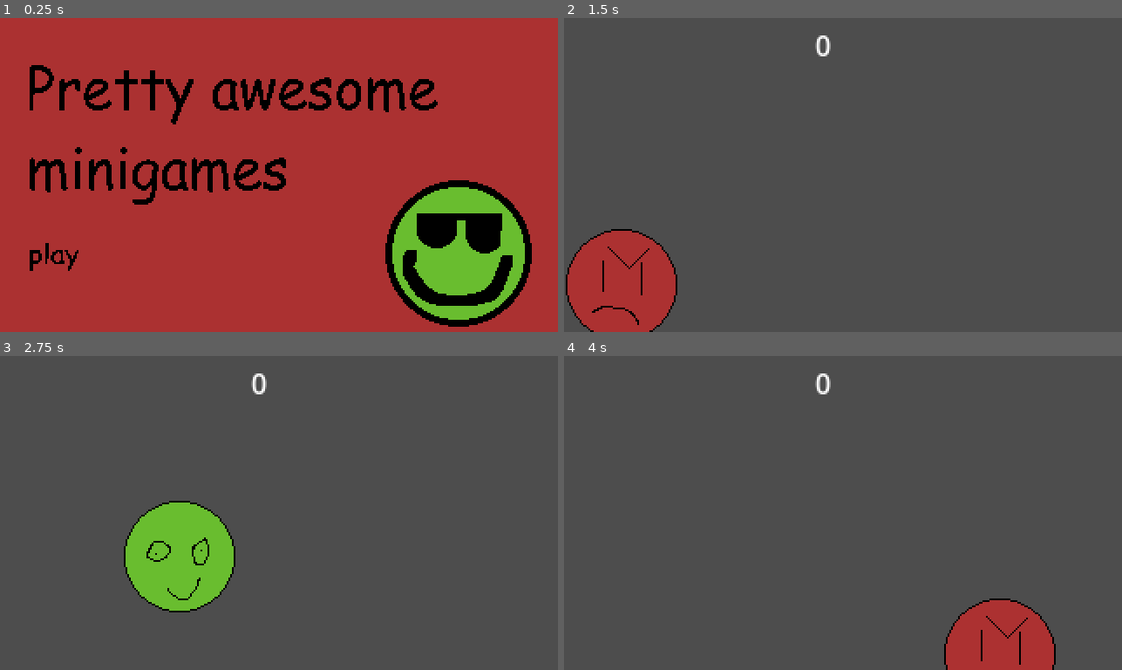
Above: before the commit, frames 1-4 (two rows, left to right).
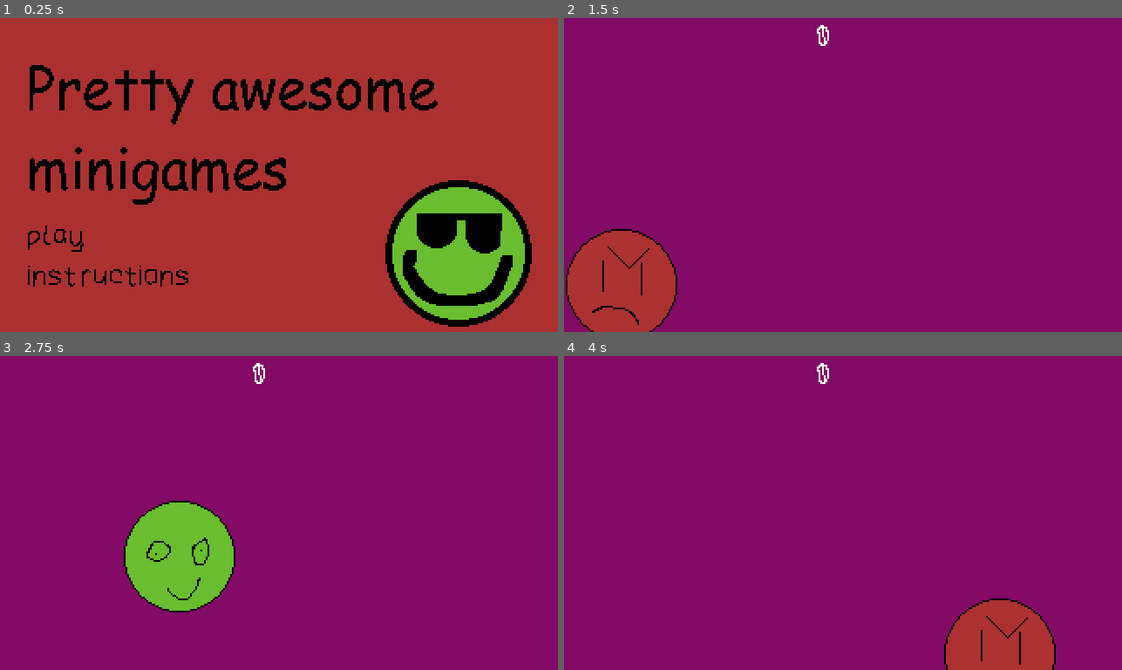
Above: after the commit, the same moments.

Repository: FawnTheDog/wario_ware_game
Game: Godot game, scene res://nodes/main_menu.tscn
Same seed, same stepped clock (60 frames per second), same inputs: the game is played once before the commit and once after it.
Inputs (mouse positions are in pixels of both pictures, inside the frame that each line leads up to; where the layout moved, square brackets give the same spot in the first picture):
- Up to frame 1 (0.25 s): no input
- Up to frame 2 (1.5 s): click (619, 237) [619, 256] at 0.5 s; tap Enter at 1.25 s; move the mouse to (965, 159) at 1.27 s; hold D (right) from 1.28 s (still down); click (965, 159) at 1.35 s
- Up to frame 3 (2.75 s): tap Space at 2 s; move the mouse to (167, 528) at 2.02 s; release D (right) at 2.03 s; hold Down from 2.03 s (still down); click (167, 528) at 2.1 s
- Up to frame 4 (4 s): move the mouse to (898, 443) at 2.77 s; release Down at 2.78 s; hold D (right) 2.78-3.53 s; tap Alt at 2.85 s; click (898, 443) at 3.05 s; tap Enter at 3.5 s; move the mouse to (815, 575) at 3.52 s; hold Up from 3.53 s (still down); tap Shift at 3.6 s; click (815, 575) at 3.8 s

The runs differ from the first frame. In frame 1, 0.8% of the frame differs, in the area x 5-34%, y 66-86%; in frame 2, 95%; in frame 3, 94%; in frame 4, 96%, in the area x 0-100%, y 0-100%.

Commit message:
added instructions +some polish
also added winnning + losing

Diff:
--- a/nodes/bar.tscn
+++ b/nodes/bar.tscn
@@ -5,9 +5,9 @@
 [ext_resource type="Script" uid="uid://y2h55rxik8su" path="res://selected.gd" id="3_1s2sx"]
 
 [sub_resource type="Curve" id="Curve_dau8n"]
-_limits = [0.0, 25.0, -28.0, 28.0]
-_data = [Vector2(-28, 0), 0.0, 0.0, 0, 0, Vector2(-14.569107, 3.9923973), 0.0, 0.0, 0, 0, Vector2(-1.1382122, 12.665806), 0.0, 0.0, 0, 0, Vector2(0.11382103, 25), 0.0, 0.0, 0, 0, Vector2(2.1625996, 12.642586), 0.0, 0.0, 0, 0, Vector2(13.772356, 3.4981003), 0.0, 0.0, 0, 0, Vector2(28, 0), 0.0, 0.0, 0, 0]
-point_count = 7
+_limits = [-5.0, 25.0, -28.0, 28.0]
+_data = [Vector2(-28, -5), 0.0, 0.0, 0, 0, Vector2(-25.95122, 0.14001465), 0.0, 0.0, 0, 0, Vector2(-14.569107, 3.9923973), 0.0, 0.0, 0, 0, Vector2(-1.1382122, 12.665806), 0.0, 0.0, 0, 0, Vector2(0.11382103, 25), 0.0, 0.0, 0, 0, Vector2(2.1625996, 12.642586), 0.0, 0.0, 0, 0, Vector2(13.772356, 3.4981003), 0.0, 0.0, 0, 0, Vector2(25.723576, 0.9771881), 0.0, 0.0, 0, 0, Vector2(28, -5), 0.0, 0.0, 0, 0]
+point_count = 9
 
 [node name="bar" type="Sprite2D" unique_id=395618858]
 position = Vector2(32, 19)
--- a/nodes/food_catcher.tscn
+++ b/nodes/food_catcher.tscn
@@ -13,6 +13,11 @@
 [node name="food_catcher" type="Node2D" unique_id=310336618]
 z_index = -1
 script = ExtResource("1_aagg8")
+
+[node name="ColorRect" type="ColorRect" parent="." unique_id=1535220997]
+offset_right = 360.0
+offset_bottom = 202.0
+color = Color(0.81868774, 0.36524254, 0.6462204, 1)
 
 [node name="player" type="CharacterBody2D" parent="." unique_id=884749273]
 position = Vector2(160, 150)
--- a/nodes/hammer_game.tscn
+++ b/nodes/hammer_game.tscn
@@ -9,6 +9,11 @@
 z_index = -1
 script = ExtResource("1_m5dkh")
 
+[node name="ColorRect" type="ColorRect" parent="." unique_id=1160656153]
+offset_right = 332.0
+offset_bottom = 193.0
+color = Color(0.023717871, 0.77907753, 0.44234568, 1)
+
 [node name="Score2" type="Sprite2D" parent="." unique_id=900359306]
 position = Vector2(277, 86)
 texture = ExtResource("3_awko5")
--- /dev/null
+++ b/nodes/instructions.gd
@@ -0,0 +1,6 @@
+extends Button
+
+
+func _on_pressed() -> void:
+	print("instruct pov")
+	get_tree().change_scene_to_file("res://nodes/instructions.tscn")
--- /dev/null
+++ b/nodes/instructions.tscn
@@ -0,0 +1,114 @@
+[gd_scene format=3 uid="uid://dl7fpepjr5j3m"]
+
+[ext_resource type="Script" uid="uid://dnk1r4ds5uv8c" path="res://scripts/instructions_scene.gd" id="1_af18p"]
+[ext_resource type="FontFile" uid="uid://dlhrqii6d000k" path="res://assets/Awexbmp.ttf" id="1_hqttu"]
+
+[node name="instructions" type="Node2D" unique_id=1688209262]
+script = ExtResource("1_af18p")
+
+[node name="ColorRect" type="ColorRect" parent="." unique_id=1931355755]
+offset_right = 353.0
+offset_bottom = 184.0
+color = Color(0.39064297, 0.691456, 0.5984515, 1)
+
+[node name="smiley" type="Label" parent="." unique_id=1387004195]
+visible = false
+offset_right = 40.0
+offset_bottom = 23.0
+theme_override_colors/font_color = Color(0, 0, 0, 1)
+theme_override_fonts/font = ExtResource("1_hqttu")
+text = "In this game you must click on the green
+faces to earn points and not click on the
+red ones. If you don't click in time, they
+dissapear. If you click a red one, you
+lose a point, but a green one gives you a
+point."
+
+[node name="main" type="Label" parent="." unique_id=1479131229]
+visible = false
+offset_right = 354.0
+offset_bottom = 130.0
+theme_override_colors/font_color = Color(0, 0, 0, 1)
+theme_override_fonts/font = ExtResource("1_hqttu")
+text = "Welcome to pretty awesome minigames!
+A few things to know before you get
+started though. First of all, each game
+consists of five minigames, one of the
+three unique ones. To win you must get a
+score of twenty or better. Press the
+buttons to learn more about each game."
+
+[node name="pizza" type="Label" parent="." unique_id=1935561734]
+visible = false
+offset_right = 354.0
+offset_bottom = 130.0
+theme_override_colors/font_color = Color(0, 0, 0, 1)
+theme_override_fonts/font = ExtResource("1_hqttu")
+text = "In this game you control a hungry
+stickman that wants to eat the falling
+pizza. Use arrow keys to move the
+stickman under falling pizza to eat it.
+Eating pizza gives +1 score."
+
+[node name="hammer" type="Label" parent="." unique_id=246303633]
+offset_right = 354.0
+offset_bottom = 130.0
+theme_override_colors/font_color = Color(0, 0, 0, 1)
+theme_override_fonts/font = ExtResource("1_hqttu")
+text = "In this game you try to get the highest
+score by timing a click so that you get
+the most points. The garker green  the
+more points and the more red means
+less. The maximum points is 25, and the
+minimum if you get red is -5"
+
+[node name="original" type="Button" parent="." unique_id=918643327]
+offset_left = 27.0
+offset_top = 154.0
+offset_right = 92.0
+offset_bottom = 178.0
+theme_override_colors/font_color = Color(0, 0, 0, 1)
+theme_override_fonts/font = ExtResource("1_hqttu")
+text = "original"
+
+[node name="back" type="Button" parent="." unique_id=1960271530]
+offset_left = 2.0
+offset_top = 129.0
+offset_right = 47.0
+offset_bottom = 153.0
+theme_override_colors/font_color = Color(0, 0, 0, 1)
+theme_override_fonts/font = ExtResource("1_hqttu")
+text = "back"
+
+[node name="smiley game" type="Button" parent="." unique_id=1210316589]
+offset_left = 71.0
+offset_top = 128.0
+offset_right = 176.0
+offset_bottom = 152.0
+theme_override_colors/font_color = Color(0, 0, 0, 1)
+theme_override_fonts/font = ExtResource("1_hqttu")
+text = "smiley game"
+
+[node name="pizza game" type="Button" parent="." unique_id=186056610]
+offset_left = 156.0
+offset_top = 154.0
+offset_right = 251.0
+offset_bottom = 178.0
+theme_override_colors/font_color = Color(0, 0, 0, 1)
+theme_override_fonts/font = ExtResource("1_hqttu")
+text = "pizza game"
+
+[node name="hammer game" type="Button" parent="." unique_id=228455948]
+offset_left = 196.0
+offset_top = 129.0
+offset_right = 314.0
+offset_bottom = 153.0
+theme_override_colors/font_color = Color(0, 0, 0, 1)
+theme_override_fonts/font = ExtResource("1_hqttu")
+text = "hammer game"
+
+[connection signal="pressed" from="original" to="." method="_on_original_pressed"]
+[connection signal="pressed" from="back" to="." method="_on_back_pressed"]
+[connection signal="pressed" from="smiley game" to="." method="_on_smiley_game_pressed"]
+[connection signal="pressed" from="pizza game" to="." method="_on_pizza_game_pressed"]
+[connection signal="pressed" from="hammer game" to="." method="_on_hammer_game_pressed"]
--- /dev/null
+++ b/nodes/label.gd
@@ -0,0 +1,11 @@
+extends Label
+
+@onready var sprite = $"../Sprite2D"
+
+func _process(delta: float) -> void:
+	if global_script.score >= 20:
+		text = "You have won!"
+		sprite.frame = 1
+	else:
+		text = "You have failed :("
+		sprite.frame = 0
--- a/nodes/main.tscn
+++ b/nodes/main.tscn
@@ -2,6 +2,7 @@
 
 [ext_resource type="Script" uid="uid://bfrfrpygumwo8" path="res://scripts/main.gd" id="1_ufc4x"]
 [ext_resource type="Script" uid="uid://mdswcgr62j7h" path="res://scripts/collision_shape_2d.gd" id="2_a3ry3"]
+[ext_resource type="FontFile" uid="uid://dlhrqii6d000k" path="res://assets/Awexbmp.ttf" id="3_y2wr3"]
 [ext_resource type="Script" uid="uid://bu8478a56jsat" path="res://scripts/label.gd" id="4_k8dvw"]
 [ext_resource type="PackedScene" uid="uid://nguwcfki1f8a" path="res://nodes/node_2d.tscn" id="4_y2wr3"]
 
@@ -24,6 +25,7 @@
 offset_top = 4.0
 offset_right = 184.0
 offset_bottom = 27.0
+theme_override_fonts/font = ExtResource("3_y2wr3")
 script = ExtResource("4_k8dvw")
 
 [node name="Timer" type="Timer" parent="." unique_id=1311971985]
--- a/nodes/main_menu.tscn
+++ b/nodes/main_menu.tscn
@@ -1,7 +1,9 @@
 [gd_scene format=3 uid="uid://i2ihgiybu6m7"]
 
 [ext_resource type="Texture2D" uid="uid://bm6b4a35oq8cw" path="res://assets/main_menu.png" id="1_arvow"]
+[ext_resource type="FontFile" uid="uid://dlhrqii6d000k" path="res://assets/Awexbmp.ttf" id="2_ahhaq"]
 [ext_resource type="Script" uid="uid://y2e8v4gw0m11" path="res://scripts/button.gd" id="2_urejr"]
+[ext_resource type="Script" uid="uid://cepxwp5uvh4yc" path="res://nodes/instructions.gd" id="4_gnhuj"]
 
 [sub_resource type="StyleBoxFlat" id="StyleBoxFlat_arvow"]
 bg_color = Color(0.6, 0.6, 0.6, 0)
@@ -16,12 +18,35 @@
 position = Vector2(160, 90)
 texture = ExtResource("1_arvow")
 
+[node name="ColorRect" type="ColorRect" parent="." unique_id=513815449]
+offset_top = 127.0
+offset_right = 53.0
+offset_bottom = 167.0
+color = Color(0.67058825, 0.19215687, 0.19215687, 1)
+
 [node name="Button" type="Button" parent="." unique_id=681004776]
-offset_top = 127.0
-offset_right = 63.0
-offset_bottom = 148.0
+offset_left = 1.0
+offset_top = 116.0
+offset_right = 64.0
+offset_bottom = 137.0
+theme_override_colors/font_color = Color(0, 0, 0, 1)
+theme_override_fonts/font = ExtResource("2_ahhaq")
 theme_override_styles/normal = SubResource("StyleBoxFlat_arvow")
 theme_override_styles/hover = SubResource("StyleBoxFlat_urejr")
+text = "play"
 script = ExtResource("2_urejr")
 
+[node name="instructions" type="Button" parent="." unique_id=606308628]
+offset_left = 15.0
+offset_top = 139.0
+offset_right = 109.0
+offset_bottom = 160.0
+theme_override_colors/font_color = Color(0, 0, 0, 1)
+theme_override_fonts/font = ExtResource("2_ahhaq")
+theme_override_styles/normal = SubResource("StyleBoxFlat_arvow")
+theme_override_styles/hover = SubResource("StyleBoxFlat_urejr")
+text = "instructions"
+script = ExtResource("4_gnhuj")
+
 [connection signal="pressed" from="Button" to="Button" method="_on_pressed"]
+[connection signal="pressed" from="instructions" to="instructions" method="_on_pressed"]
--- a/nodes/next_game.tscn
+++ b/nodes/next_game.tscn
@@ -1,6 +1,7 @@
 [gd_scene format=3 uid="uid://dnd5jmg51kal7"]
 
 [ext_resource type="Script" uid="uid://dro3eana5cuay" path="res://scripts/next_game.gd" id="1_eakix"]
+[ext_resource type="FontFile" uid="uid://dlhrqii6d000k" path="res://assets/Awexbmp.ttf" id="2_j65ii"]
 
 [node name="next_game" type="Node2D" unique_id=2115402775]
 z_index = 10
@@ -17,5 +18,6 @@
 offset_top = 60.0
 offset_right = 252.0
 offset_bottom = 105.0
+theme_override_fonts/font = ExtResource("2_j65ii")
 theme_override_font_sizes/font_size = 32
 text = "Next Game!"
--- a/nodes/node_2d.tscn
+++ b/nodes/node_2d.tscn
@@ -1,7 +1,10 @@
 [gd_scene format=3 uid="uid://nguwcfki1f8a"]
 
 [ext_resource type="Script" uid="uid://djig76poe7j10" path="res://scripts/label_2.gd" id="1_17her"]
+[ext_resource type="Script" uid="uid://tul2qbisg6ab" path="res://nodes/label.gd" id="1_qscmc"]
+[ext_resource type="FontFile" uid="uid://dlhrqii6d000k" path="res://assets/Awexbmp.ttf" id="1_t4kq8"]
 [ext_resource type="Script" uid="uid://bvn2m3ct6wi6e" path="res://nodes/button.gd" id="2_papbn"]
+[ext_resource type="Texture2D" uid="uid://ck01dasuig240" path="res://assets/game_ende_smiley.png" id="4_podbc"]
 
 [node name="Node2D" type="Node2D" unique_id=1947929493]
 
@@ -15,14 +18,17 @@
 offset_top = 7.0
 offset_right = 288.0
 offset_bottom = 74.0
+theme_override_fonts/font = ExtResource("1_t4kq8")
 theme_override_font_sizes/font_size = 32
 text = "You have finished!"
+script = ExtResource("1_qscmc")
 
 [node name="Label2" type="Label" parent="." unique_id=2036054154]
 offset_left = 5.0
 offset_top = 65.0
 offset_right = 139.0
 offset_bottom = 88.0
+theme_override_fonts/font = ExtResource("1_t4kq8")
 text = "You got \"\" points!"
 script = ExtResource("1_17her")
 
@@ -31,7 +37,14 @@
 offset_top = 95.0
 offset_right = 95.0
 offset_bottom = 126.0
+theme_override_fonts/font = ExtResource("1_t4kq8")
 text = "Play again?"
 script = ExtResource("2_papbn")
 
+[node name="Sprite2D" type="Sprite2D" parent="." unique_id=1634308790]
+position = Vector2(215, 112)
+scale = Vector2(2, 2)
+texture = ExtResource("4_podbc")
+hframes = 2
+
 [connection signal="pressed" from="Button" to="Button" method="_on_pressed"]
--- a/nodes/smile.tscn
+++ b/nodes/smile.tscn
@@ -12,6 +12,13 @@
 collision_mask = 2
 script = ExtResource("1_sfrxj")
 
+[node name="ColorRect" type="ColorRect" parent="." unique_id=327298695]
+offset_left = -2725.0
+offset_top = -1951.0
+offset_right = 3187.0
+offset_bottom = 2076.0
+color = Color(0.51452553, 0.039693188, 0.39616388, 1)
+
 [node name="Sprite2D" type="Sprite2D" parent="." unique_id=1309886821]
 texture = ExtResource("1_imv1n")
 hframes = 2
--- /dev/null
+++ b/scripts/instructions_scene.gd
@@ -0,0 +1,35 @@
+extends Node2D
+
+
+
+
+func _on_back_pressed() -> void:
+	get_tree().change_scene_to_file("res://nodes/main_menu.tscn")
+
+
+func _on_smiley_game_pressed() -> void:
+	$smiley.visible = true
+	$main.visible = false
+	$pizza.visible = false
+	$hammer.visible = false
+
+
+func _on_pizza_game_pressed() -> void:
+	$smiley.visible = false
+	$main.visible = false
+	$pizza.visible = true
+	$hammer.visible = false
+
+
+func _on_hammer_game_pressed() -> void:
+	$smiley.visible = false
+	$main.visible = false
+	$pizza.visible = false
+	$hammer.visible = true
+
+
+func _on_original_pressed() -> void:
+	$smiley.visible = false
+	$main.visible = true
+	$pizza.visible = false
+	$hammer.visible = false
--- a/scripts/main.gd
+++ b/scripts/main.gd
@@ -11,6 +11,7 @@
 
 func _ready() -> void:
 	end_screen.visible = false
+	$Label.visible = true
 
 func _process(delta: float) -> void:
 	if global_script.done == true:
@@ -25,9 +26,11 @@
 			add_child(game_instance)
 		else:
 			end_screen.visible = true
+			$Label.visible = false
 			while not global_script.restart:
 				await get_tree().process_frame
 			games_played = 0
 			global_script.score = 0
 			global_script.restart = false
 			end_screen.visible = false
+			$Label.visible = true
--- a/selected.gd
+++ b/selected.gd
@@ -2,7 +2,7 @@
 
 @export var score_curve : Curve
 var direction = 1
-var speed = 3
+var speed = 2.2
 var moving = true
 var game_over = false
 
Binary file added: assets/Awexbmp.ttf
Not shown, added: assets/Awexbmp.ttf.import
Binary file added: assets/game_ende_smiley.png
Not shown, added: assets/game_ende_smiley.png.import
Not shown, added: nodes/instructions.gd.uid
Not shown, added: nodes/label.gd.uid
Not shown, added: scripts/instructions_scene.gd.uid
